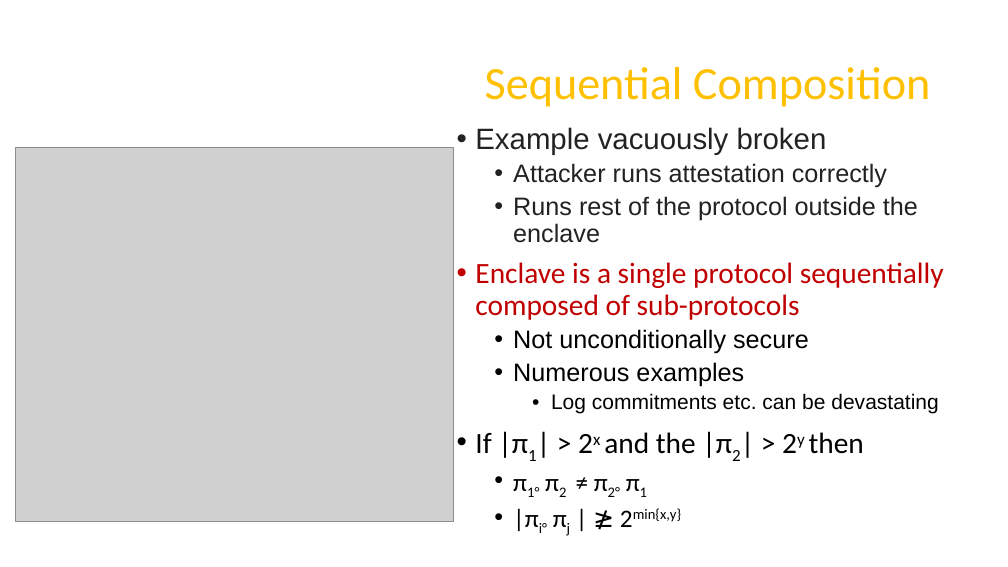
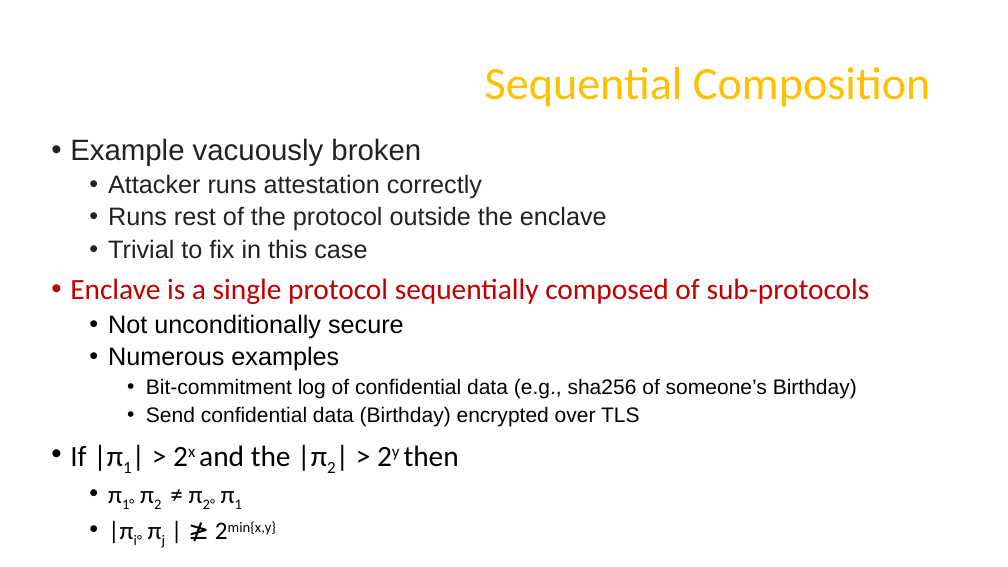
Before and after one commit to axelexic/sgx_remote_attestation_bh_17, a slide deck: slide 5 of presentation/us-17-Swami-SGX-Remote-Attestation-Is-Not-Sufficient.pptx (slide 4 before the commit). Drawn at 1008x567 pixels with LibreOffice and Linux fonts; fonts in the diff are those of the drawing; grey boxes stand for pictures; background and template pictures are left out. Boxes give left, top, right and bottom in pixels: in the first picture for what was removed or moved away, otherwise in the second. Text is boxed around its words. In the diff, an @@ line names an element or a change of style, - is before the commit and + after.

```diff
--- a/presentation/us-17-Swami-SGX-Remote-Attestation-Is-Not-Sufficient.pptx
+++ b/presentation/us-17-Swami-SGX-Remote-Attestation-Is-Not-Sufficient.pptx
@@ picture removed at box(15, 148, 453, 522) @@
@@ text "Example vacuously broken": place and size @@
-text "Example vacuously broken" at box(475, 127, 944, 522)
+text "Example vacuously broken" at box(70, 138, 870, 535)
@@ text at box(108, 239, 367, 259): paragraph added @@
+  • Trivial to fix in this case
@@ text at box(146, 378, 857, 426): text changed @@
-    • Log commitments etc. can be devastating
+    • Bit-commitment log of confidential data (e.g., sha256 of someone’s Birthday)
+    • Send confidential data (Birthday) encrypted over TLS
```
Also in this commit, not shown: 6 other slides changed, 2 slides added, 1 slide removed.
